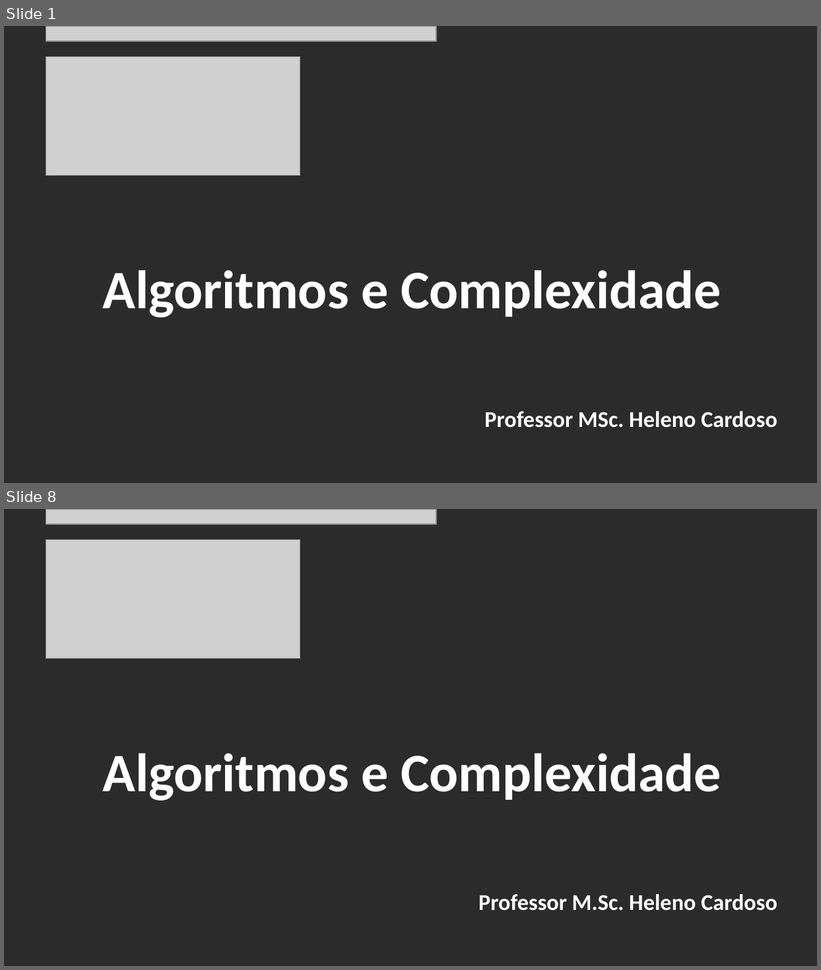
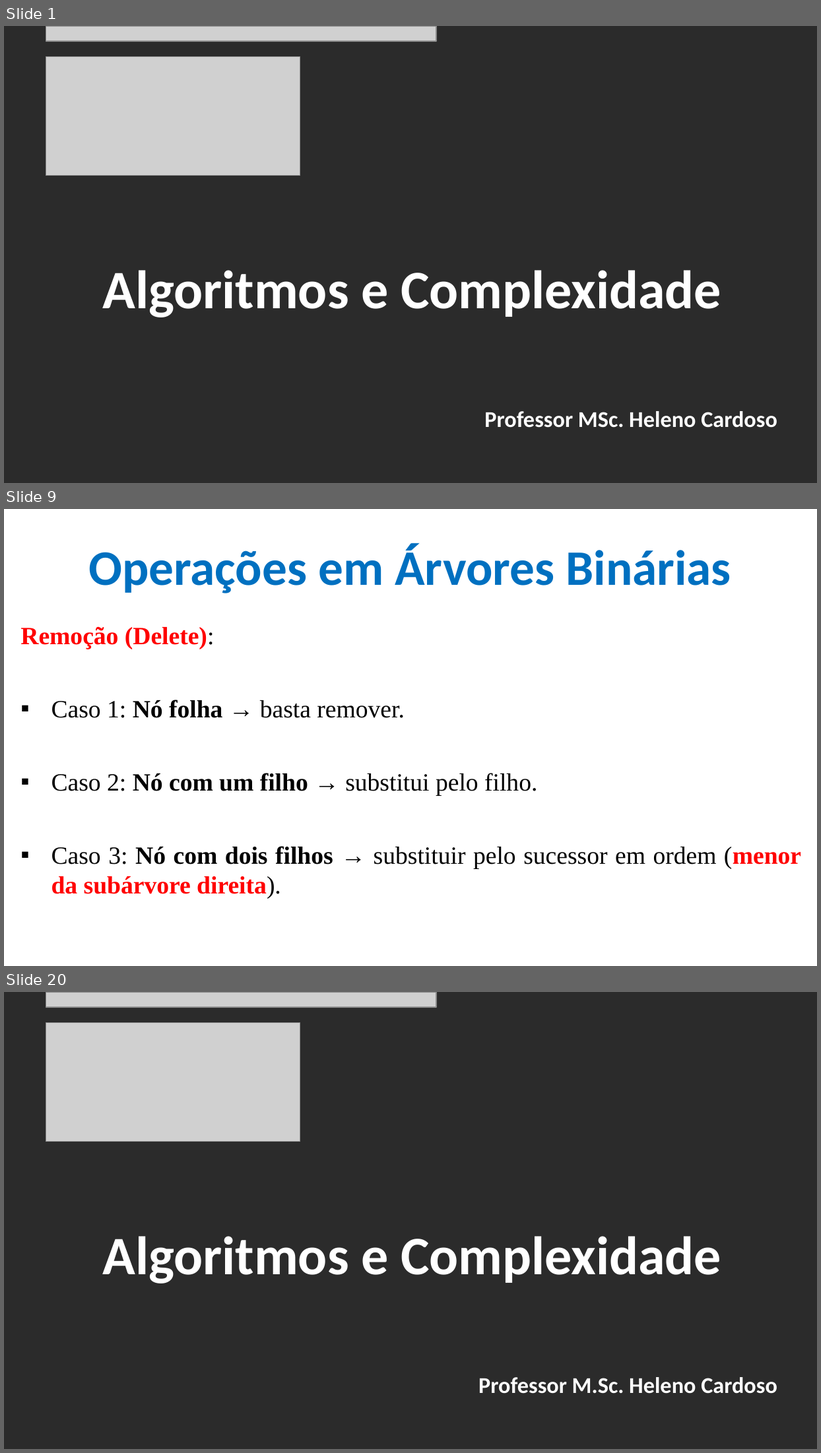
Before and after one commit to CloudEducationBrazil/WydenAlgoritmosEComplexidade, a slide deck: 01 Classes/Aula 06 - Algoritmos e Complexidade - Árvore Binária e AVL.pptx. Shown one above the other, each under a label of ours: slides 1 and 8 before the commit, slides 1, 9 and 20 after it; the slides between them are not shown. The pictures are 821x970 and 821x1453 pixels, drawn with LibreOffice and Linux fonts; fonts in the diff are those of the drawing; grey boxes stand for pictures; background and template pictures are left out; a plain dark background stands for a picture behind light text. Boxes give left, top, right and bottom in pixels: in the first picture for what was removed or moved away, otherwise in the second. Text is boxed around its words. In the diff, an @@ line names an element or a change of style, - is before the commit and + after.

```diff
--- a/01 Classes/Aula 06 - Algoritmos e Complexidade - Árvore Binária e AVL.pptx
+++ b/01 Classes/Aula 06 - Algoritmos e Complexidade - Árvore Binária e AVL.pptx
@@ slide 9 added at (4, 509, 817, 966), background picture (left out) @@
@@ title added at (88, 544, 731, 593), 44 pt, text #0070C0, bold @@
+Operações em Árvores Binárias
@@ text added at (20, 626, 801, 899), 22 pt, text #000000 @@
+Remoção (Delete):
+▪ Caso 1: Nó folha → basta remover.
+▪ Caso 2: Nó com um filho → substitui pelo filho.
+▪ Caso 3: Nó com dois filhos → substituir pelo sucessor em ordem (menor da subárvore direita).
@@ what was slide 8 is now slide 20 @@
```
Also in this commit, not shown: 6 slides changed, 11 other slides added, 5 other files.
